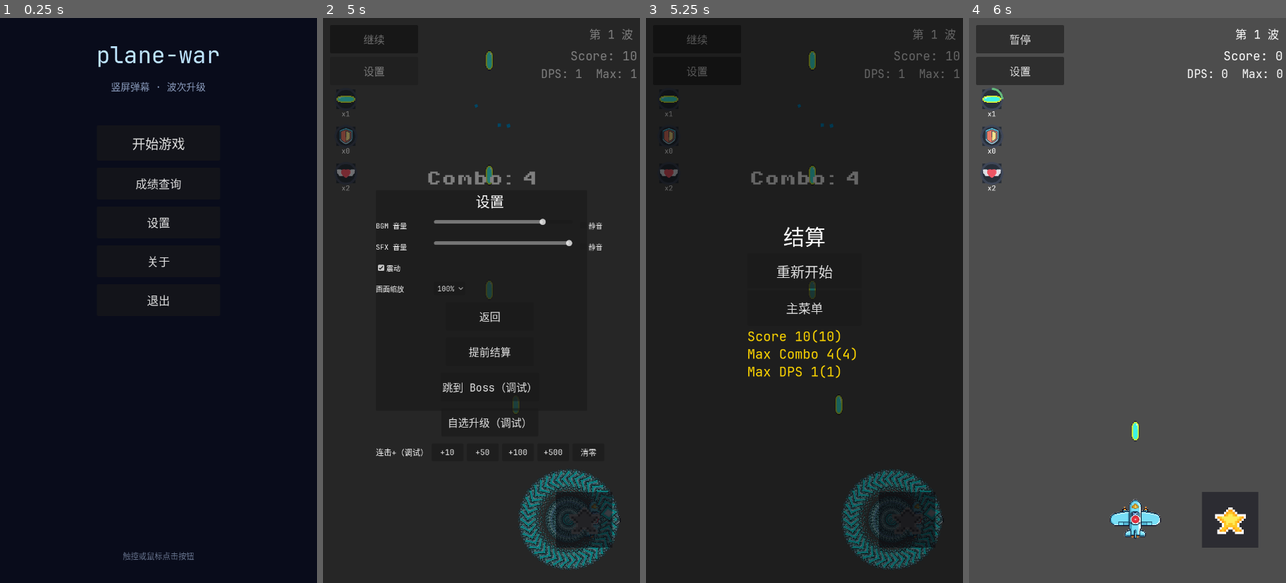
Above: before the commit, frames 1-4 (left to right).
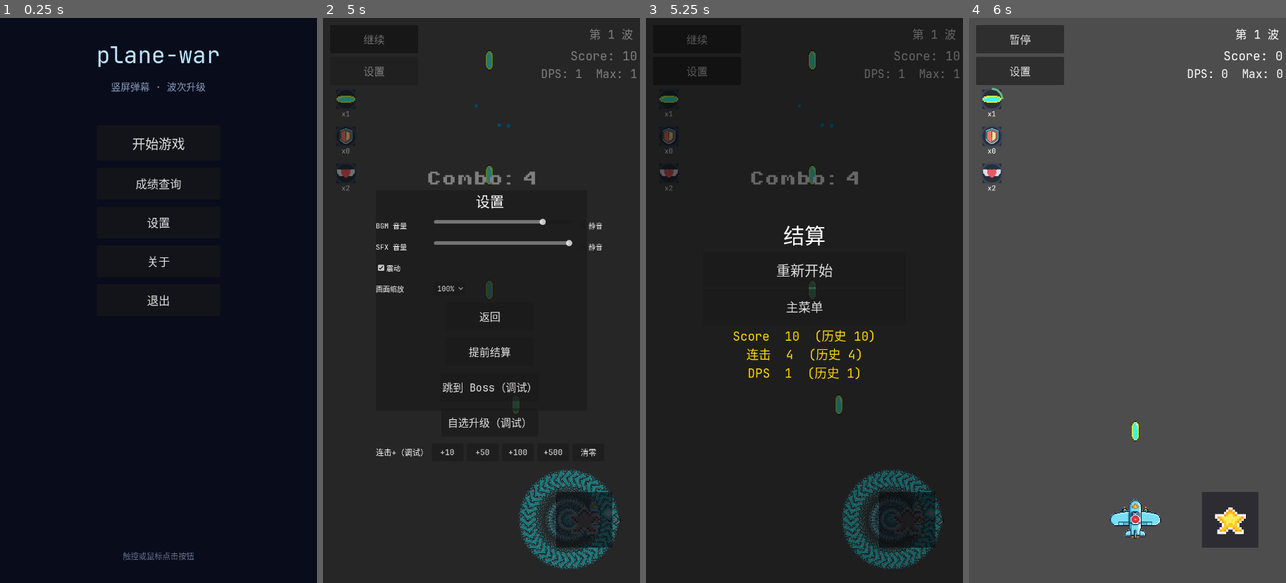
Above: after the commit, the same moments.

Repository: qingzhixing/plane-war
Game: Godot game, scene res://scenes/MainMenu.tscn
Same seed, same stepped clock (60 frames per second), same inputs: the game is played once before the commit and once after it. Sound files missing from this copy of the repository are replaced by a short silence.
Inputs (mouse positions are in pixels of both pictures, inside the frame that each line leads up to):
- Up to frame 1 (0.25 s): no input
- Up to frame 2 (5 s): click "开始游戏" at 0.5 s; click "暂停" at 1.25 s; click "继续" at 2 s; tap Enter at 2.75 s; move the mouse to (551, 272) at 2.77 s; hold D 2.78-3.5 s; tap P at 2.85 s; click (551, 272) at 2.92 s; tap Space at 3.02 s; drag from (418, 328) to (595, 520) at 3.52 s; click "设置" at 4.25 s
- Up to frame 3 (5.25 s): click "提前结算" at 5 s
- Up to frame 4 (6 s): click "重新开始" at 5.75 s

Frames 1-2 are identical in both runs. In frame 3, 1.7% of the frame differs, in the area x 27-72%, y 36-64%; in frame 4, nothing differs.

Commit message:
🎮 ADD: 结算界面构筑回顾与显示优化
- main.gd 记录本局每个升级词条的选取次数
- 结算界面新增「本局构筑」区块，每行最多 4 个词条，叠加 ×N 标注
- 统计行改为居中对齐，历史最佳以暗色括号区分，破纪录整行金色高亮
- 死亡提示改为「— You Dead —」居中样式

Co-Authored-By: Claude Sonnet 4.6 <noreply@anthropic.com>

Diff:
--- a/scripts/game_over.gd
+++ b/scripts/game_over.gd
@@ -33,7 +33,8 @@
 		_label.name = "SummaryLabel"
 		_label.bbcode_enabled = true
 		_label.fit_content = true
-		_label.add_theme_font_size_override("normal_font_size", 30)
+		_label.custom_minimum_size = Vector2(460.0, 0.0)
+		_label.add_theme_font_size_override("normal_font_size", 28)
 		vbox.add_child(_label, true)
 		_continue_btn = vbox.get_node_or_null("ContinueButton") as Button
 		_restart_btn = vbox.get_node_or_null("RestartButton") as Button
@@ -59,35 +60,62 @@
 		if _main.has_method("finalize_battle_records"):
 			diff = _main.finalize_battle_records()
 		var lines: Array[String] = []
-		# 若因生命归零触发结算，在顶部显示明显的死亡提示
-		var is_dead := false
-		if _main.has_method("get_lives_remaining"):
-			is_dead = _main.get_lives_remaining() <= 0
-		if is_dead:
-			lines.append("[color=#ff5555]You Dead![/color]")
+
+		# 死亡提示
+		if _main.has_method("get_lives_remaining") and _main.get_lives_remaining() <= 0:
+			lines.append("[center][color=#ff5555]— You Dead —[/color][/center]")
+
+		# 分数
 		if _main.has_method("get_score"):
 			var s: int = _main.get_score()
 			var best_s: int = _main.get_best_score() if _main.has_method("get_best_score") else s
-			var score_line := "Score %d(%d)" % [s, best_s]
+			var score_line := "[center]Score  %d  [color=#666688](历史 %d)[/color][/center]" % [s, best_s]
 			if "score" in diff and diff["score"].get("is_new", false):
-				score_line = "[color=#ffd700]" + score_line + "[/color]"
+				score_line = "[center][color=#ffd700]Score  %d  (历史 %d)[/color][/center]" % [s, best_s]
 			lines.append(score_line)
+
+		# 最高连击
 		if _main.has_method("get_max_combo"):
 			var mc: int = _main.get_max_combo()
 			var best_c: int = _main.get_best_combo() if _main.has_method("get_best_combo") else mc
-			var combo_line := "Max Combo %d(%d)" % [mc, best_c]
+			var combo_line := "[center]连击  %d  [color=#666688](历史 %d)[/color][/center]" % [mc, best_c]
 			if "combo" in diff and diff["combo"].get("is_new", false):
-				combo_line = "[color=#ffd700]" + combo_line + "[/color]"
+				combo_line = "[center][color=#ffd700]连击  %d  (历史 %d)[/color][/center]" % [mc, best_c]
 			lines.append(combo_line)
+
+		# 最高 DPS
 		if _main.has_method("get_max_dps"):
 			var md: float = _main.get_max_dps()
 			var best_d: float = _main.get_best_dps() if _main.has_method("get_best_dps") else md
-			var dps_line := "Max DPS %.0f(%.0f)" % [md, best_d]
+			var dps_line := "[center]DPS  %.0f  [color=#666688](历史 %.0f)[/color][/center]" % [md, best_d]
 			if "dps" in diff and diff["dps"].get("is_new", false):
-				dps_line = "[color=#ffd700]" + dps_line + "[/color]"
+				dps_line = "[center][color=#ffd700]DPS  %.0f  (历史 %.0f)[/color][/center]" % [md, best_d]
 			lines.append(dps_line)
+
+		# 构筑回顾
+		if _main.has_method("get_upgrade_counts"):
+			var counts: Dictionary = _main.get_upgrade_counts()
+			if not counts.is_empty():
+				var upgrade_ui := _main.get_node_or_null("UpgradeUI")
+				var name_map: Dictionary = {}
+				if upgrade_ui != null and "UPGRADES" in upgrade_ui:
+					for entry: Dictionary in upgrade_ui.UPGRADES:
+						name_map[entry["id"]] = entry["name"]
+				var parts: Array[String] = []
+				for uid: String in counts:
+					var cnt: int = counts[uid]
+					var lbl: String = name_map.get(uid, uid)
+					parts.append("%s [color=#aaaacc]×%d[/color]" % [lbl, cnt] if cnt > 1 else lbl)
+				lines.append("[center][color=#334455]─────────────────[/color][/center]")
+				lines.append("[center][color=#7788aa][font_size=22]本局构筑[/font_size][/color][/center]")
+				var row_i: int = 0
+				while row_i < parts.size():
+					var row_slice := parts.slice(row_i, mini(row_i + 4, parts.size()))
+					lines.append("[center][font_size=22][color=#bbccee]%s[/color][/font_size][/center]" % "   ".join(row_slice))
+					row_i += 4
+
 		if lines.is_empty():
-			lines.append("Battle Summary")
+			lines.append("[center]Battle Summary[/center]")
 		_label.bbcode_enabled = true
 		_label.bbcode_text = "\n".join(lines)
 	# 新规则下不再提供“继续游玩”
--- a/scripts/main.gd
+++ b/scripts/main.gd
@@ -33,6 +33,8 @@
 var _spell_cooldown_scale: float = 1.0
 ## 一次性：自动符卡
 var _spell_auto: bool = false
+## 本局已选升级记录：upgrade_id -> 选取次数
+var _upgrade_counts: Dictionary = {}
 
 # 战斗统计（评分 / 连击 / DPS）
 var score: int = 0
@@ -190,6 +192,7 @@
 		ui.show_pick()
 
 func apply_upgrade(upgrade_id: String) -> void:
+	_upgrade_counts[upgrade_id] = _upgrade_counts.get(upgrade_id, 0) + 1
 	match upgrade_id:
 		"score_up":
 			_score_multiplier += 0.15
@@ -335,6 +338,10 @@
 	return best_dps
 
 
+func get_upgrade_counts() -> Dictionary:
+	return _upgrade_counts
+
+
 func finalize_battle_records() -> Dictionary:
 	var diff := {
 		"score": {
